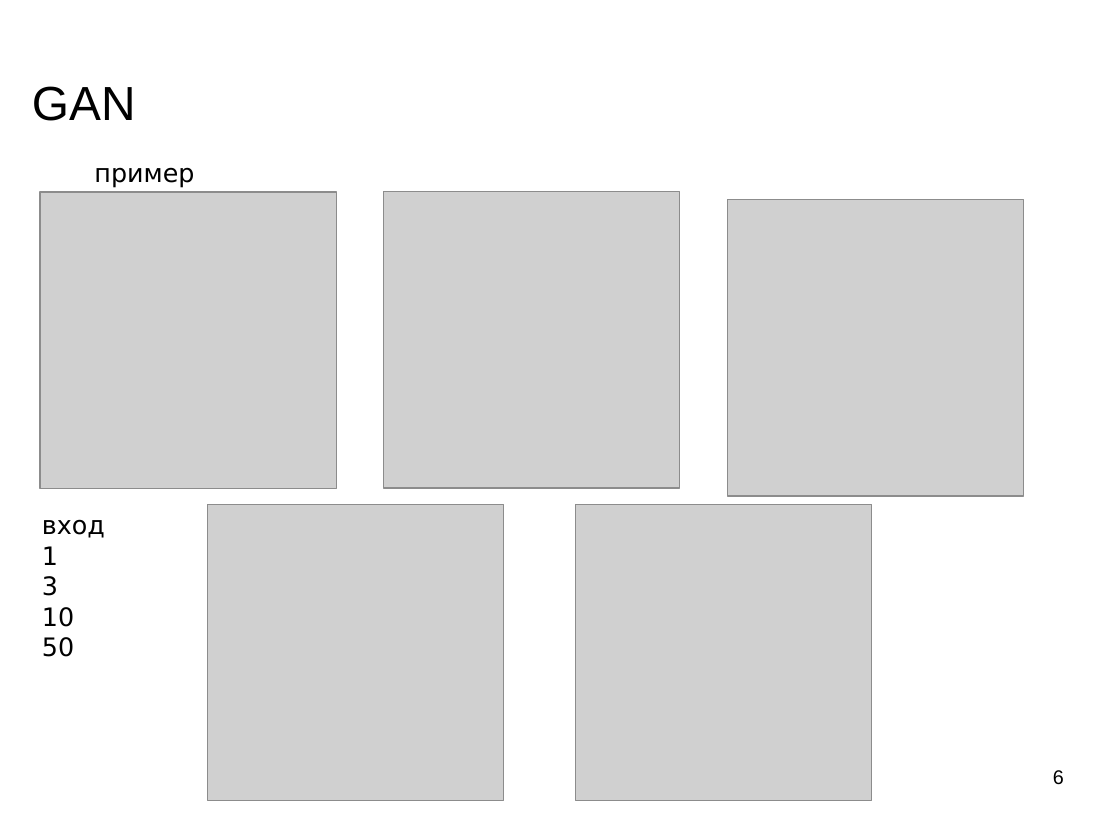
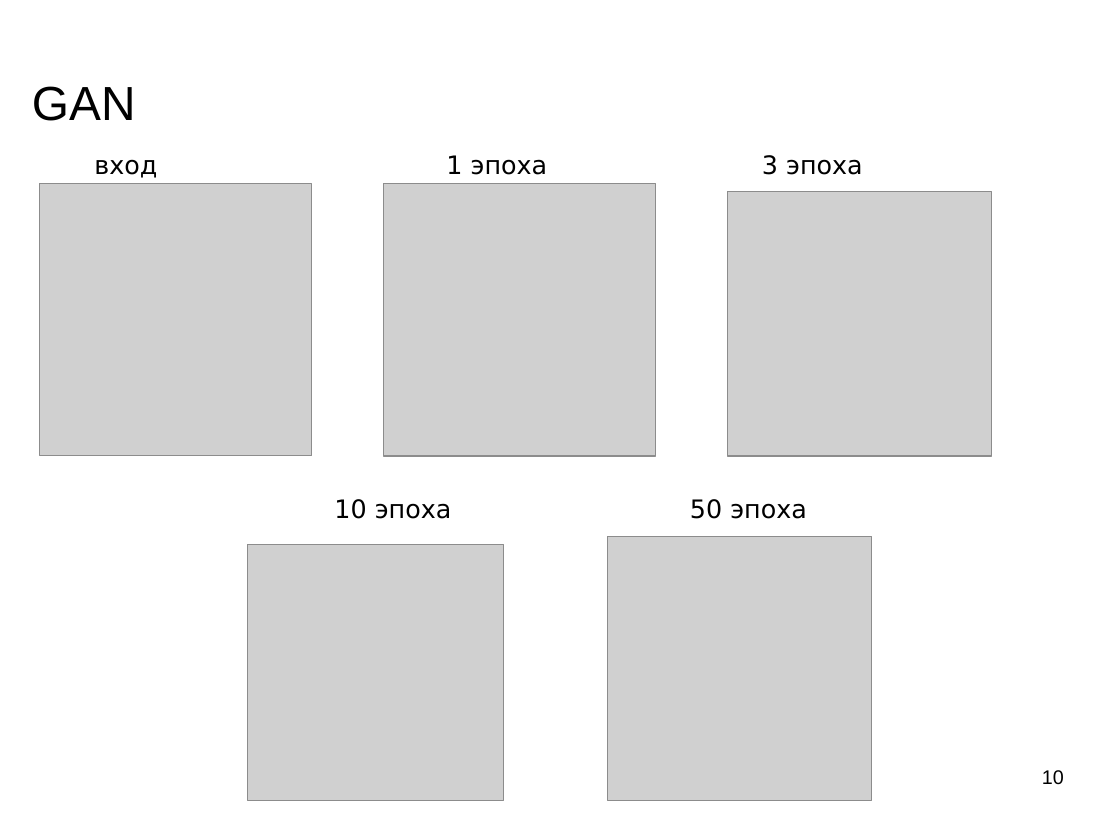
Before and after one commit to mechanoid5/ml_lectorium_legacy, a slide deck: slide 10 of 23-gan.odp (slide 6 before the commit). Drawn at 1120x840 pixels with LibreOffice and Linux fonts; fonts in the diff are those of the drawing; grey boxes stand for pictures; background and template pictures are left out. Boxes give left, top, right and bottom in pixels: in the first picture for what was removed or moved away, otherwise in the second. Text is boxed around its words. In the diff, an @@ line names an element or a change of style, - is before the commit and + after.

```diff
--- a/23-gan.odp
+++ b/23-gan.odp
@@ text removed at bbox=[94, 167, 194, 188] @@
-пример
@@ text added at bbox=[94, 159, 157, 178], 18 pt, text #000000 @@
+вход
@@ text added at bbox=[446, 155, 548, 175], 18 pt, text #000000 @@
+1 эпоха
@@ text added at bbox=[762, 155, 863, 175], 18 pt, text #000000 @@
+3 эпоха
@@ picture: place and size @@
-picture at bbox=[40, 192, 336, 489]
+picture at bbox=[40, 184, 312, 456]
@@ picture: place and size @@
-picture at bbox=[384, 192, 681, 489]
+picture at bbox=[384, 184, 657, 456]
@@ picture: place and size @@
-picture at bbox=[728, 200, 1024, 497]
+picture at bbox=[728, 192, 992, 456]
@@ text added at bbox=[334, 499, 452, 519], 18 pt, text #000000 @@
+10 эпоха
@@ text added at bbox=[690, 499, 807, 519], 18 pt, text #000000 @@
+50 эпоха
@@ text removed at bbox=[42, 519, 105, 657] @@
-вход
-1
-3
-10
-50
@@ picture: place and size @@
-picture at bbox=[576, 504, 873, 801]
+picture at bbox=[608, 537, 872, 801]
@@ picture: place and size @@
-picture at bbox=[207, 504, 504, 801]
+picture at bbox=[248, 544, 504, 800]
@@ page number at bbox=[1042, 770, 1064, 785]: text changed @@
-6
+10
```
Also in this commit, not shown: 2 other slides changed, 4 slides added, 1 other file.
